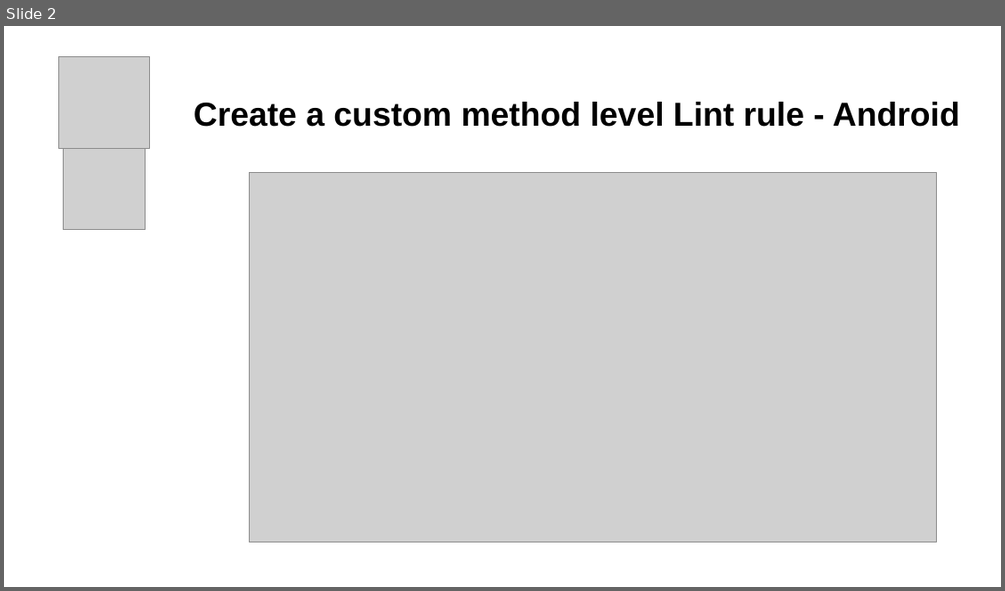
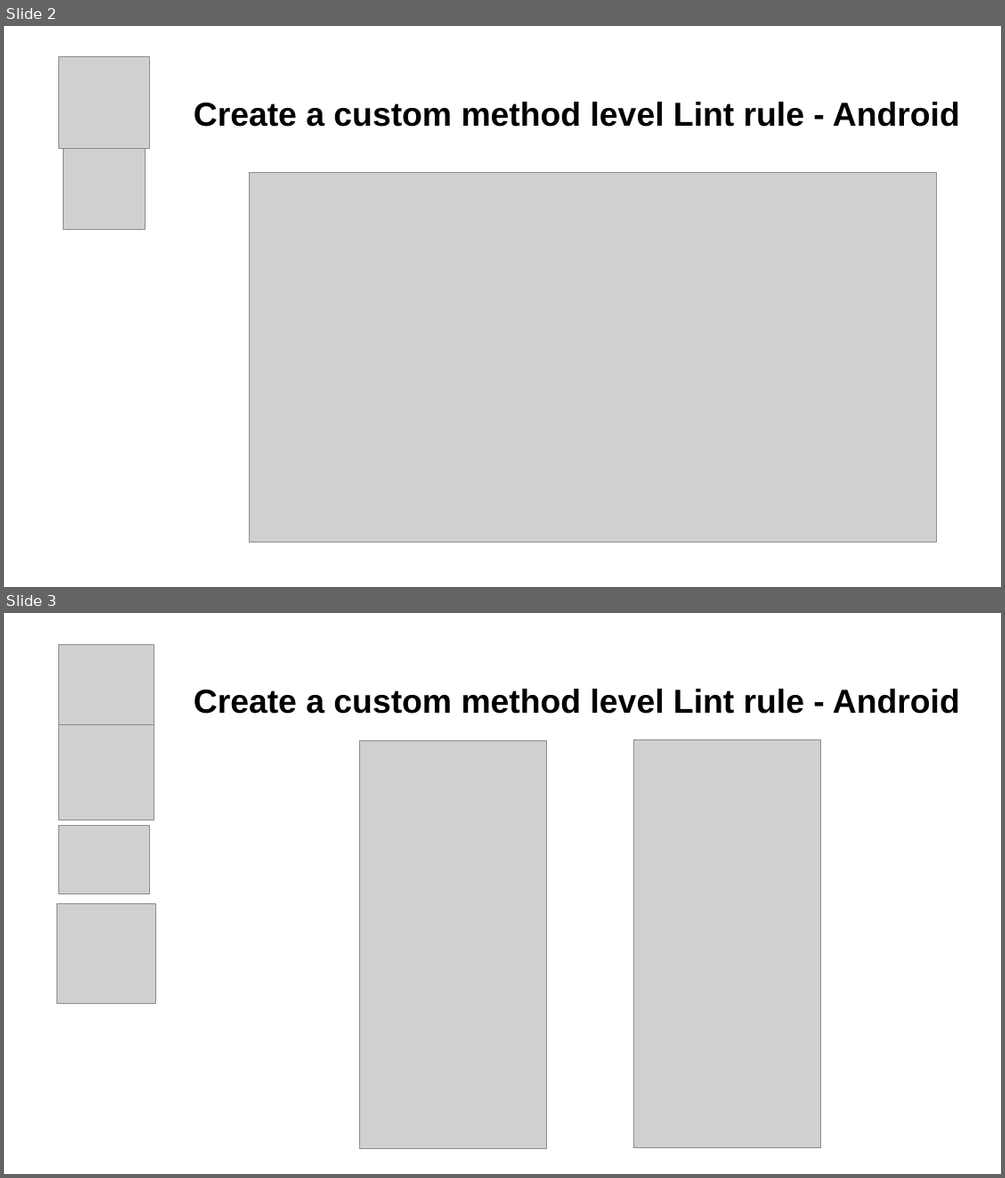
Before and after one commit to luismendezc/documentation, a slide deck: miniaturas.pptx. Shown one above the other, each under a label of ours: slide 2 before the commit, slides 2 and 3 after it. The pictures are 1005x591 and 1005x1178 pixels, drawn with LibreOffice and Linux fonts; fonts in the diff are those of the drawing; grey boxes stand for pictures; background and template pictures are left out. Boxes give left, top, right and bottom in pixels: in the first picture for what was removed or moved away, otherwise in the second. Text is boxed around its words. In the diff, an @@ line names an element or a change of style, - is before the commit and + after.

```diff
--- a/miniaturas.pptx
+++ b/miniaturas.pptx
@@ slide 3 added at box(4, 613, 1001, 1174), background picture (left out) @@
@@ picture added at box(58, 645, 154, 741) @@
@@ text added at box(194, 689, 960, 714), 32 pt, text #000000, bold @@
+Create a custom method level Lint rule - Android
@@ picture added at box(58, 724, 154, 820) @@
@@ picture added at box(359, 740, 547, 1149) @@
@@ picture added at box(633, 739, 821, 1148) @@
@@ picture added at box(58, 825, 150, 893) @@
@@ picture added at box(57, 904, 156, 1004) @@
```
Also in this commit, not shown: 5 other files.
